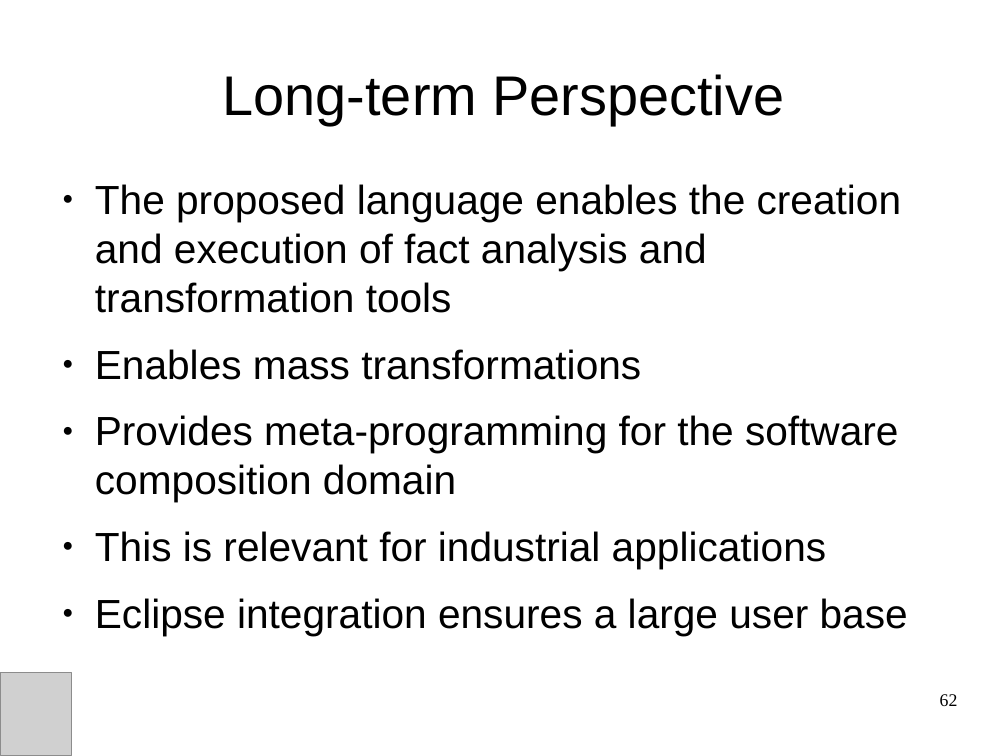
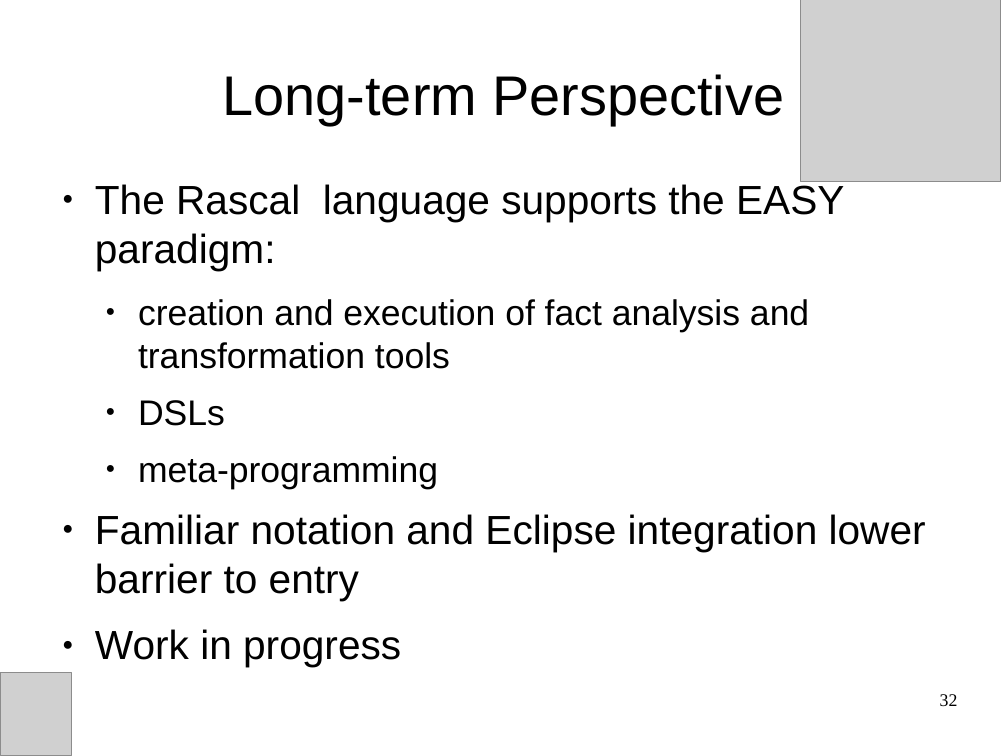
Before and after one commit to cwi-swat/meta-environment, a slide deck: slide 32 of meta-doc/analysis/rascal-slides/rascal-bergen.odp (slide 62 before the commit). Drawn at 1008x756 pixels with LibreOffice and Linux fonts; fonts in the diff are those of the drawing; grey boxes stand for pictures; background and template pictures are left out. Boxes give left, top, right and bottom in pixels: in the first picture for what was removed or moved away, otherwise in the second. Text is boxed around its words. In the diff, an @@ line names an element or a change of style, - is before the commit and + after.

```diff
--- a/meta-doc/analysis/rascal-slides/rascal-bergen.odp
+++ b/meta-doc/analysis/rascal-slides/rascal-bergen.odp
@@ picture added at <box>800,0,1001,182</box> @@
@@ text at <box>95,184,926,667</box>: text changed @@
-● The proposed language enables the creation and execution of fact analysis and transformation tools
-● Enables mass transformations
-● Provides meta-programming for the software composition domain
-● This is relevant for industrial applications
-● Eclipse integration ensures a large user base
+● The Rascal language supports the EASY paradigm:
+  ● creation and execution of fact analysis and transformation tools
+  ● DSLs
+  ● meta-programming
+● Familiar notation and Eclipse integration lower barrier to entry
+● Work in progress
@@ page number at <box>940,694,958,706</box>: text changed @@
-62
+32
```
Also in this commit, not shown: 9 other slides changed, 15 slides added, 64 slides removed, 1 other file.
